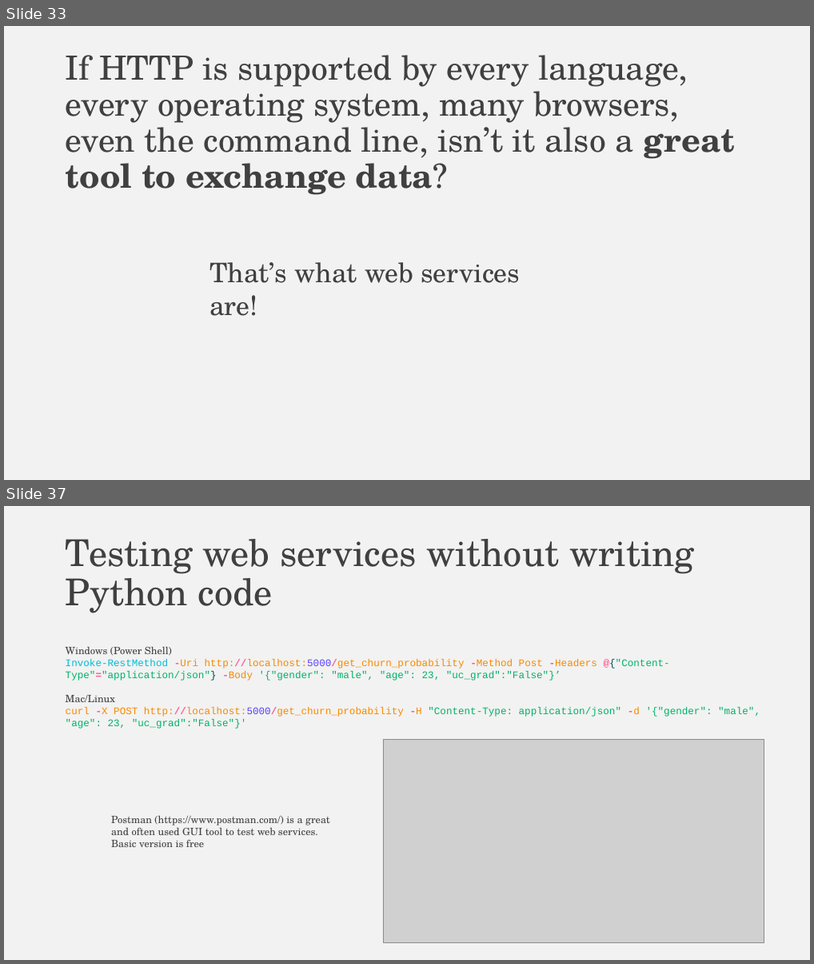
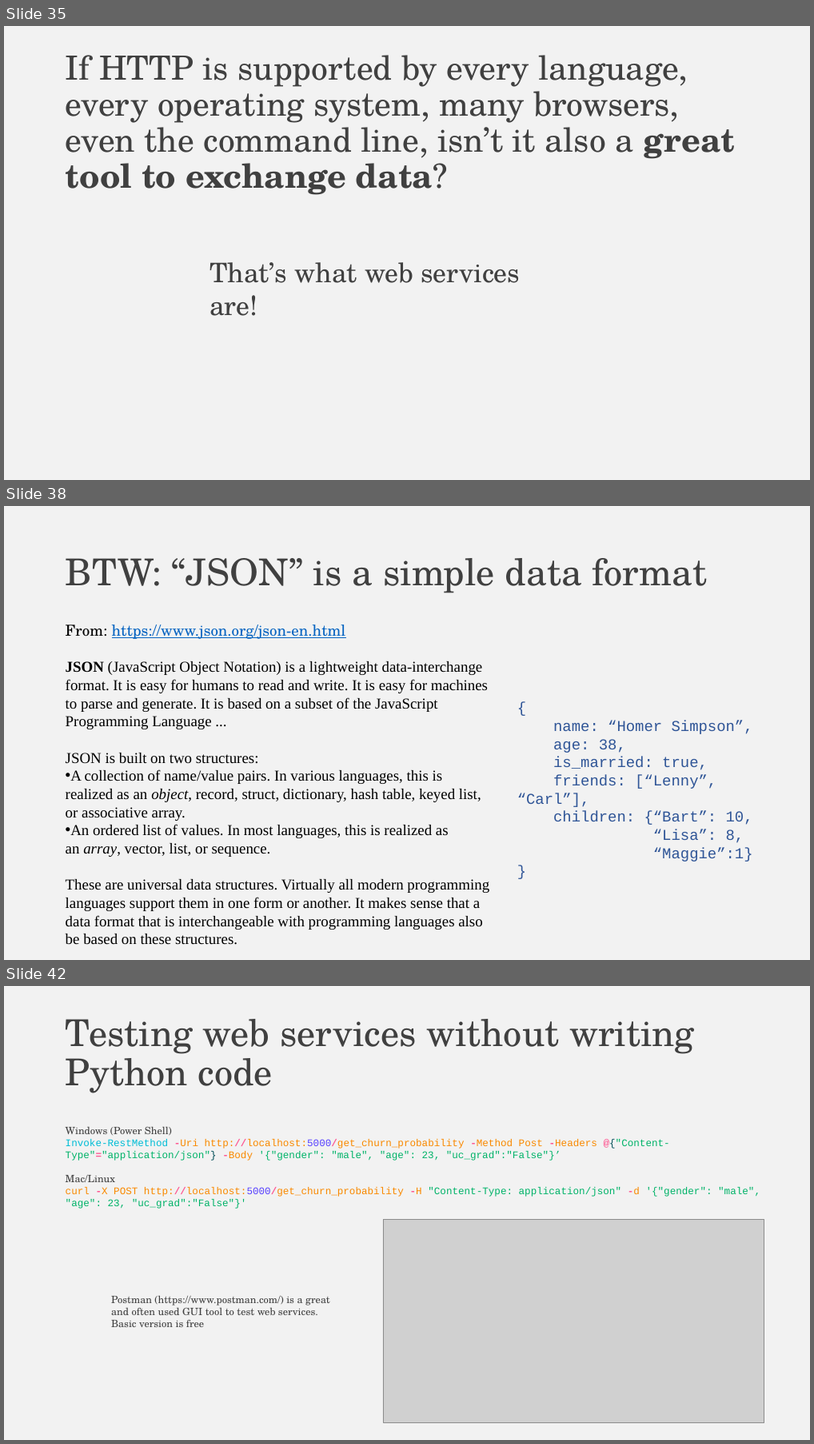
Before and after one commit to falconair/ProgrammingForAnalytics, a slide deck: lectures/075_web_under_the_hood/The web, under the hood.pptx. Shown one above the other, each under a label of ours: slides 33 and 37 before the commit, slides 35, 38 and 42 after it; the slides between them are not shown. The pictures are 814x964 and 814x1444 pixels, drawn with LibreOffice and Linux fonts; fonts in the diff are those of the drawing; grey boxes stand for pictures. Boxes give left, top, right and bottom in pixels: in the first picture for what was removed or moved away, otherwise in the second. Text is boxed around its words. In the diff, an @@ line names an element or a change of style, - is before the commit and + after.

```diff
--- a/lectures/075_web_under_the_hood/The web, under the hood.pptx
+++ b/lectures/075_web_under_the_hood/The web, under the hood.pptx
@@ slide 38 added at box(4, 506, 810, 960), background #F2F2F2 @@
@@ title added at box(66, 558, 708, 593), 44 pt, text #404040 @@
+BTW: “JSON” is a simple data format
@@ text added at box(66, 624, 490, 944), 18 pt, text #000000 @@
+From: https://www.json.org/json-en.html
+JSON (JavaScript Object Notation) is a lightweight data-interchange format. It is easy for humans to read and write. It is easy for machines to parse and generate. It is based on a subset of the JavaScript Programming Language ...
+JSON is built on two structures:
+• A collection of name/value pairs. In various languages, this is realized as an object, record, struct, dictionary, hash table, keyed list, or associative array.
+• An ordered list of values. In most languages, this is realized as an array, vector, list, or sequence.
+These are universal data structures. Virtually all modern programming languages support them in one form or another. It makes sense that a data format that is interchangeable with programming languages also be based on these structures.
@@ text added at box(518, 720, 754, 861), 18 pt, text #2F5597 @@
+{
+name: “Homer Simpson”,
+age: 38,
+is_married: true,
+friends: [“Lenny”, “Carl”],
+children: {“Bart”: 10,
+“Lisa”: 8,
+“Maggie”:1}
+}
@@ what was slide 33 is now slide 35 @@
@@ what was slide 37 is now slide 42 @@
```
Also in this commit, not shown: 9 slides changed, 6 other slides added, 1 slide removed, 4 other files.
